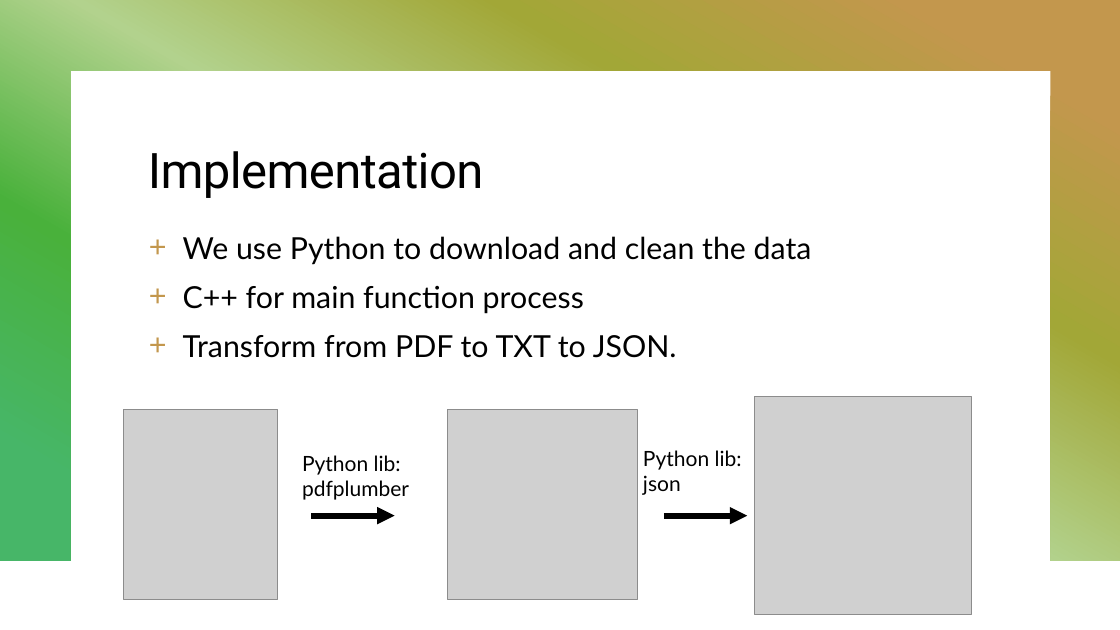
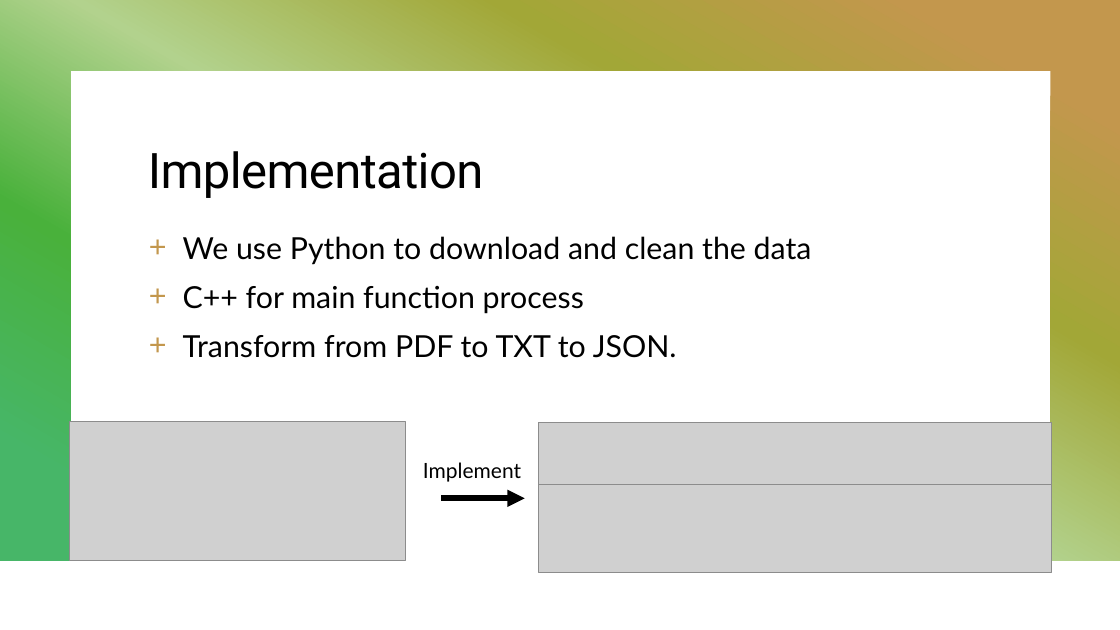
Before and after one commit to guomaimang/Moon-Spork, a slide deck: slide 11 of Report and Presentation/Presentation Powerpoint.pptx (slide 12 before the commit). Drawn at 1120x630 pixels with LibreOffice and Linux fonts; fonts in the diff are those of the drawing; grey boxes stand for pictures. Boxes give left, top, right and bottom in pixels: in the first picture for what was removed or moved away, otherwise in the second. Text is boxed around its words. In the diff, an @@ line names an element or a change of style, - is before the commit and + after.

Commit message:
updated presentation powerpoint

```diff
--- a/Report and Presentation/Presentation Powerpoint.pptx
+++ b/Report and Presentation/Presentation Powerpoint.pptx
@@ picture removed at <box>124,410,278,600</box> @@
@@ picture removed at <box>448,409,638,599</box> @@
@@ picture removed at <box>755,397,971,614</box> @@
@@ picture added at <box>70,422,405,561</box> @@
@@ picture added at <box>539,423,1051,511</box> @@
@@ text at <box>423,462,521,482</box>: text changed @@
-Python lib: pdfplumber
+Implement
@@ text removed at <box>643,450,742,495</box> @@
-Python lib: json
@@ arrow moved from (311, 516) - (395, 516) to (441, 498) - (525, 498) @@
@@ picture added at <box>539,485,1051,573</box> @@
@@ arrow removed from (664, 516) to (748, 516) @@
```
Also in this commit, not shown: 1 other slide changed, 1 slide added, 2 slides removed, 2 other files.
